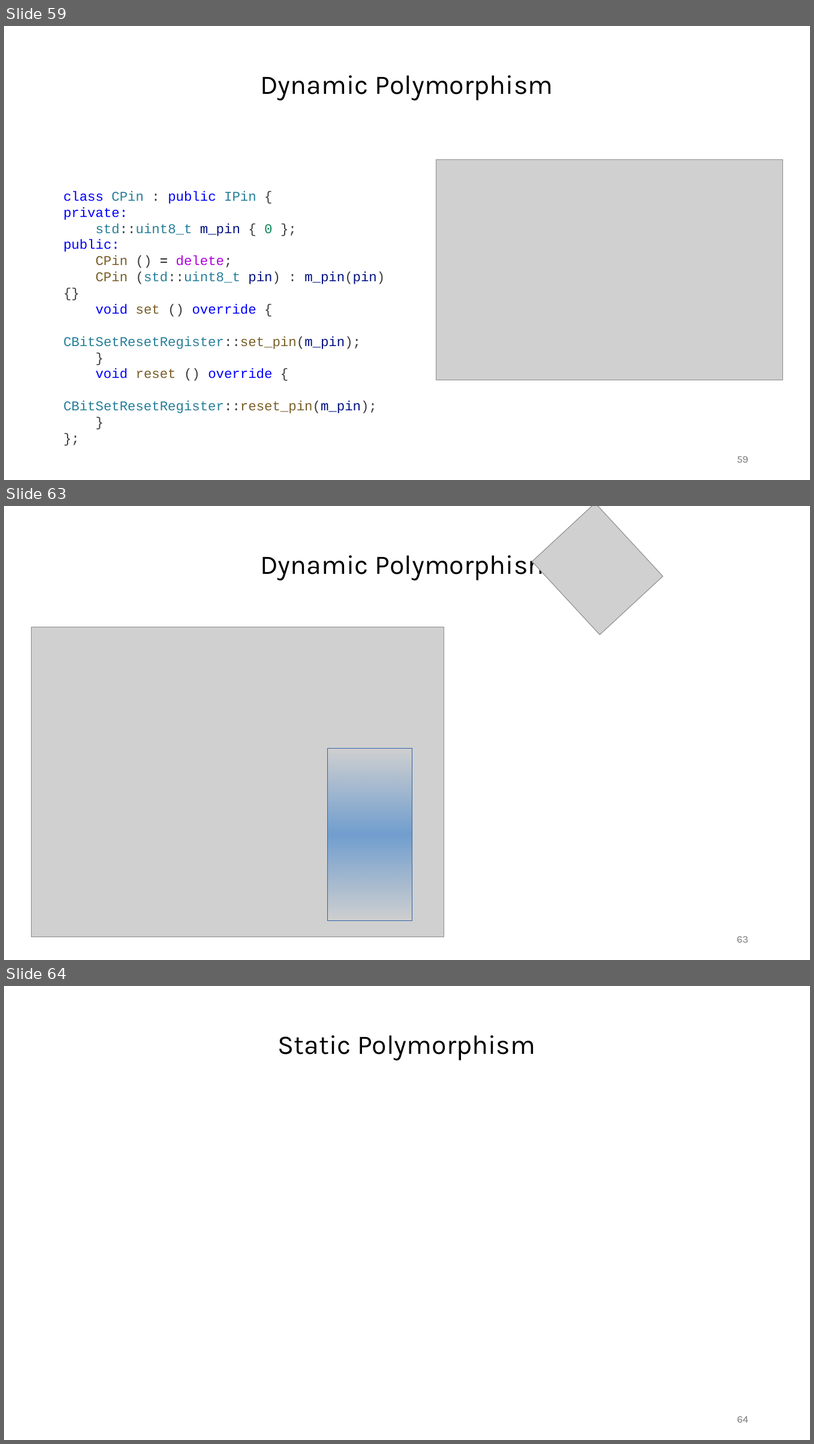
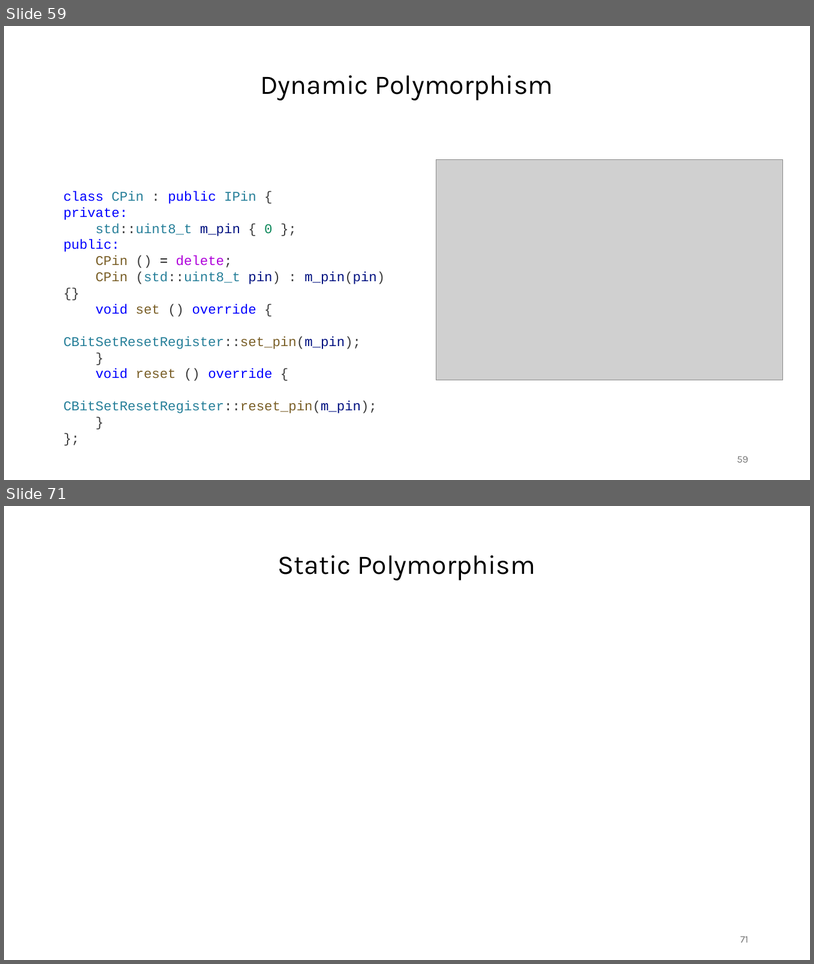
Before and after one commit to janos32783/cppcon_2024_cost_cpp_abstractions, a slide deck: presentation/cppcon.pptx. Shown one above the other, each under a label of ours: slides 59, 63 and 64 before the commit, slides 59 and 71 after it; the slides between them are not shown. The pictures are 814x1444 and 814x964 pixels, drawn with LibreOffice and Linux fonts; fonts in the diff are those of the drawing; grey boxes stand for pictures. Boxes give left, top, right and bottom in pixels: in the first picture for what was removed or moved away, otherwise in the second. Text is boxed around its words. In the diff, an @@ line names an element or a change of style, - is before the commit and + after.

Commit message:
dynamic polymorphism done for now

```diff
--- a/presentation/cppcon.pptx
+++ b/presentation/cppcon.pptx
@@ slide 63 removed at [4, 506, 810, 960], background #FFFFFF @@
@@ picture removed at [533, 506, 663, 634] @@
@@ text removed at [260, 549, 553, 580] @@
-Dynamic Polymorphism
@@ picture removed at [31, 627, 444, 937] @@
@@ rectangle removed at [327, 748, 413, 921] @@
@@ page number removed at [737, 936, 749, 942] @@
-63
@@ what was slide 64 is now slide 71 @@
@@ page number at [741, 936, 749, 942]: text changed @@
-64
+71
```
Also in this commit, not shown: 3 slides changed, 8 slides added, 4 other files.
